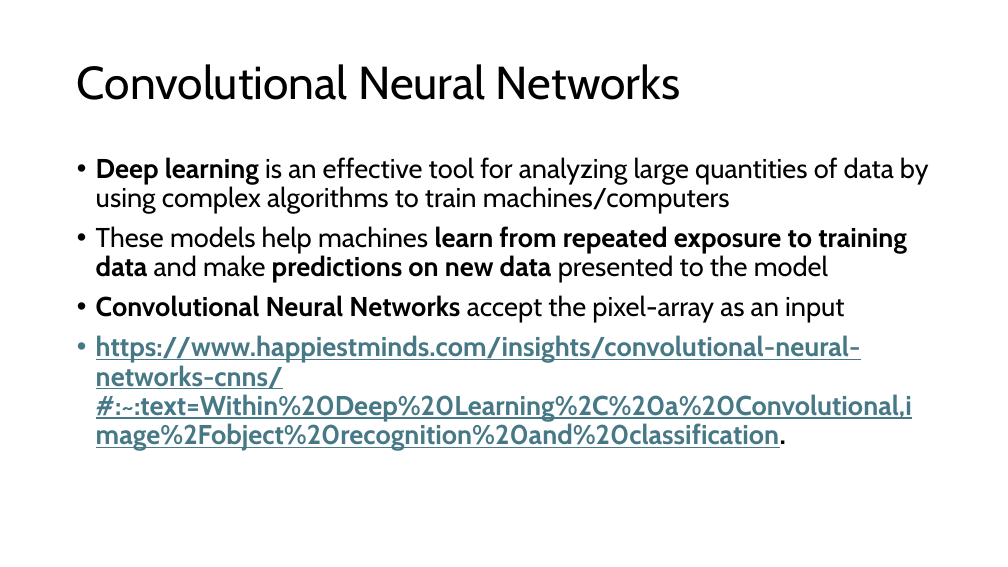
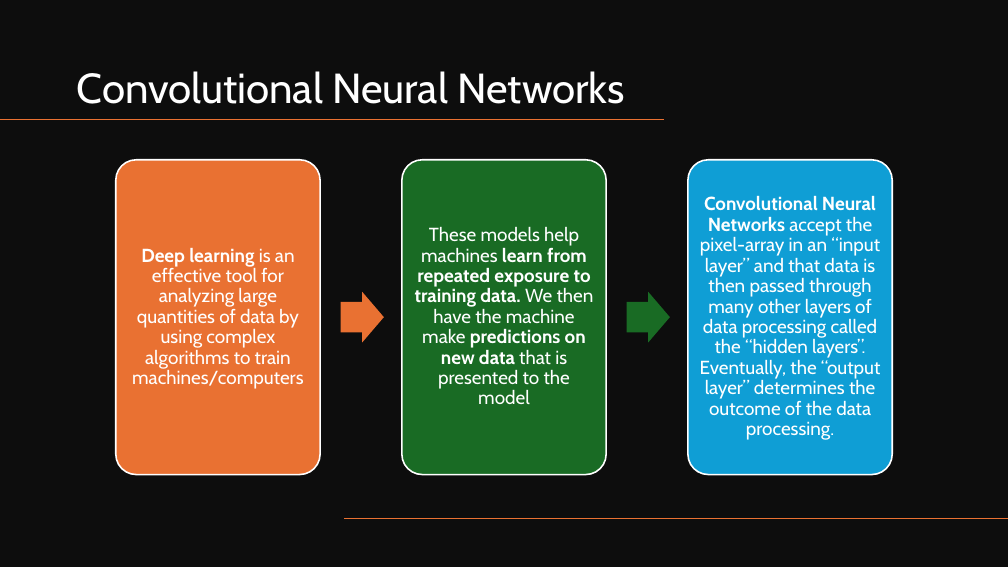
Before and after one commit to valdesgabriel/mtg-image-classification, a slide deck: slide 10 of presentation/Binary Image Classification Presentation.pptx. Drawn at 1008x567 pixels with LibreOffice and Linux fonts; fonts in the diff are those of the drawing. Boxes give left, top, right and bottom in pixels: in the first picture for what was removed or moved away, otherwise in the second. Text is boxed around its words. In the diff, an @@ line names an element or a change of style, - is before the commit and + after.

```diff
--- a/presentation/Binary Image Classification Presentation.pptx
+++ b/presentation/Binary Image Classification Presentation.pptx
@@ rectangle added at [0,0,1008,567], fill #0D0D0D @@
@@ title "Convolutional Neural Networks" at [77,71,625,104]: size 44 to 40 pt, text colour #000000 to #FFFFFF; vertical alignment middle to bottom @@
@@ line added from (664, 119) to (0, 119), #E97132 1 pt @@
@@ text removed at [96,157,929,451] @@
-• Deep learning is an effective tool for analyzing large quantities of data by using complex algorithms to train machines/computers
-• These models help machines learn from repeated exposure to training data and make predictions on new data presented to the model
-• Convolutional Neural Networks accept the pixel-array as an input
-• https://www.happiestminds.com/insights/convolutional-neural-networks-cnns/#:~:text=Within%20Deep%20Learning%2C%20a%20Convolutional,image%2Fobject%20recognition%20and%20classification.
@@ group added at [116,160,892,474]: 3 rounded rectangles, 3 texts, 2 right arrows @@
+Deep learning is an effective tool for analyzing large quantities of data by using complex algorithms to train machines/computers
+These models help machines learn from repeated exposure to training data. We then have the machine make predictions on new data that is presented to the model
+Convolutional Neural Networks accept the pixel-array in an “input layer” and that data is then passed through many other layers of data processing called the “hidden layers”. Eventually, the “output layer” determines the outcome of the data processing.
@@ line added from (1008, 518) to (344, 518), #E97132 1 pt @@
```
Also in this commit, not shown: 4 other slides changed, 4 slides added, 2 slides removed.
